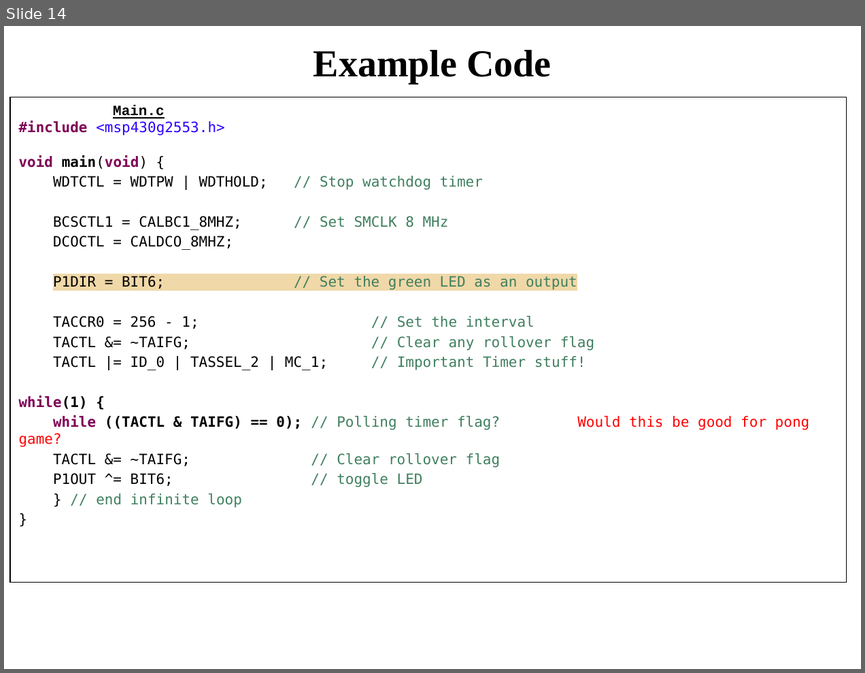
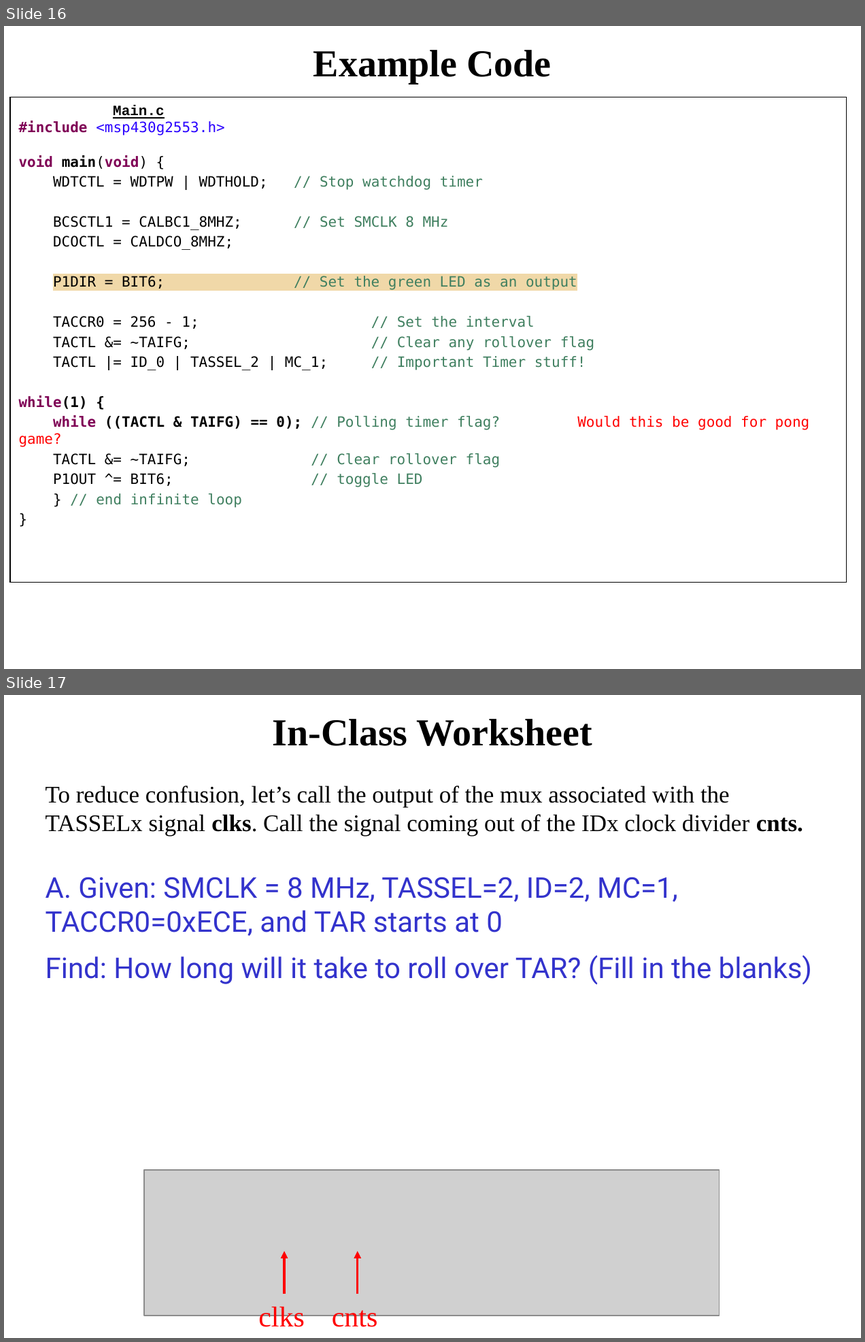
Before and after one commit to pw4rn3r/ECE382, a slide deck: notes/L25/Lsn25.pptx. Shown one above the other, each under a label of ours: slide 14 before the commit, slides 16 and 17 after it. The pictures are 865x673 and 865x1342 pixels, drawn with LibreOffice and Linux fonts; fonts in the diff are those of the drawing; grey boxes stand for pictures. Boxes give left, top, right and bottom in pixels: in the first picture for what was removed or moved away, otherwise in the second. Text is boxed around its words. In the diff, an @@ line names an element or a change of style, - is before the commit and + after.

```diff
--- a/notes/L25/Lsn25.pptx
+++ b/notes/L25/Lsn25.pptx
@@ slide 17 added at <box>4,695,861,1338</box>, background #FFFFFF @@
@@ title added at <box>273,719,592,746</box>, 32 pt, text #000000, bold @@
+In-Class Worksheet
@@ text added at <box>45,785,812,985</box>, 20 pt, text #000000 @@
+To reduce confusion, let’s call the output of the mux associated with the TASSELx signal clks. Call the signal coming out of the IDx clock divider cnts.
+A. Given: SMCLK = 8 MHz, TASSEL=2, ID=2, MC=1, TACCR0=0xECE, and TAR starts at 0
+Find: How long will it take to roll over TAR? (Fill in the blanks)
@@ picture added at <box>145,1170,719,1315</box> @@
@@ arrow added from (284, 1294) to (284, 1251), #FF0000 2 pt @@
@@ arrow added from (357, 1294) to (357, 1251), #FF0000 2 pt @@
@@ text added at <box>258,1304,305,1332</box>, 24 pt, text #FF0000 @@
+clks
@@ text added at <box>332,1304,378,1332</box>, 24 pt, text #FF0000 @@
+cnts
@@ what was slide 14 is now slide 16 @@
```
Also in this commit, not shown: 20 slides changed, 15 other slides added, 4 slides removed.
